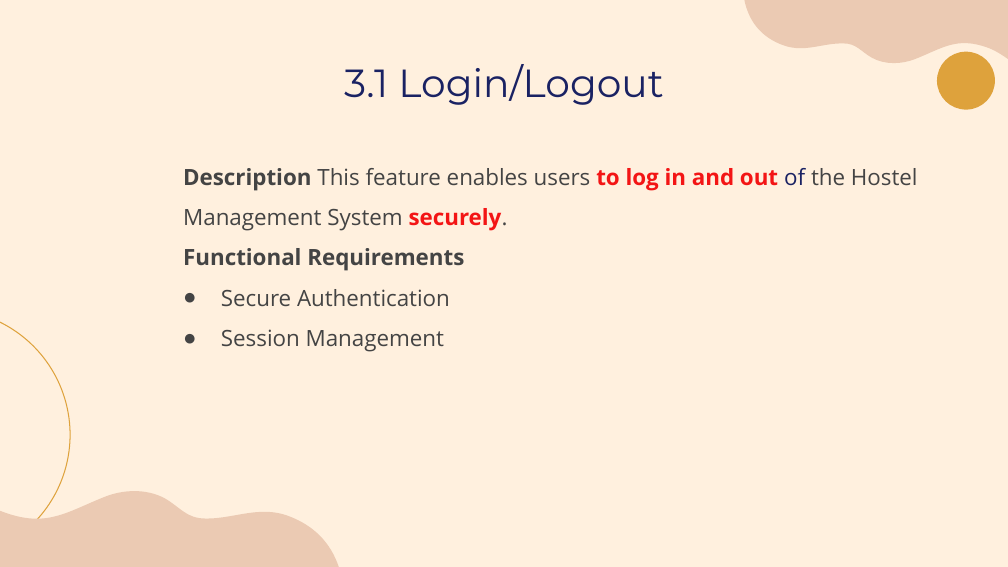
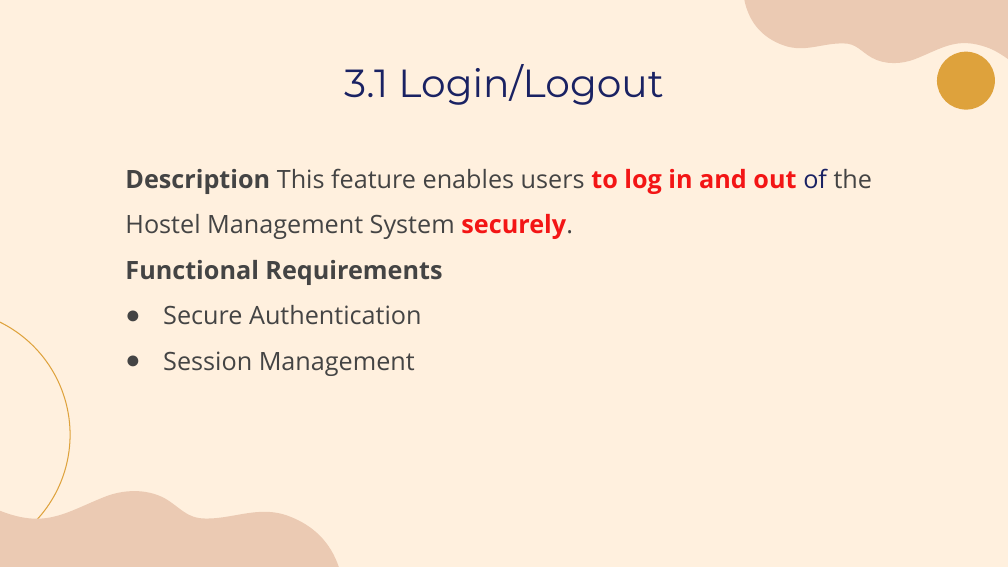
Before and after one commit to laibabintatahir/SRS-HMS, a slide deck: slide 14 of SRS_Presentation.pptx. Drawn at 1008x567 pixels with LibreOffice and Linux fonts; fonts in the diff are those of the drawing. Boxes give left, top, right and bottom in pixels: in the first picture for what was removed or moved away, otherwise in the second. Text is boxed around its words. In the diff, an @@ line names an element or a change of style, - is before the commit and + after.

```diff
--- a/SRS_Presentation.pptx
+++ b/SRS_Presentation.pptx
@@ text "Description This feature enables users ...": place and size @@
-text "Description This feature enables users ..." at (183,168,918,351)
+text "Description This feature enables users ..." at (125,168,872,376)
@@ text "Description This feature enables users ..." at (125,168,872,376): size 16 to 18 pt @@
```
Also in this commit, not shown: 20 other slides changed.
